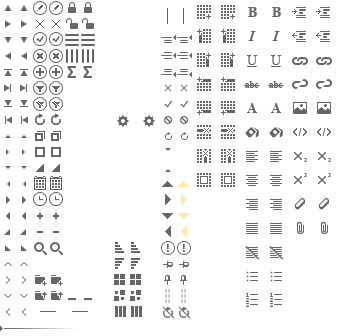
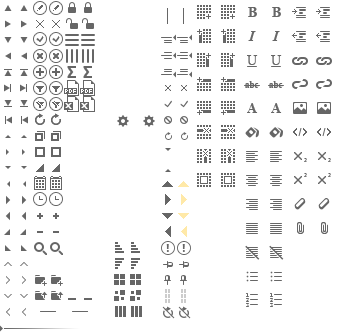
Before/after of a 340 x 336 layered artwork. What changed in the layer stack:
added group "Export" with 4 layers above "Sum" over bbox(64, 80, 95, 112)
added layer "excel hover" in group "Export" over bbox(80, 96, 95, 112)
added layer "excel" in group "Export" over bbox(64, 96, 79, 112)
added layer "pdf hover" in group "Export" over bbox(80, 80, 95, 96)
added layer "pdf" in group "Export" over bbox(64, 80, 79, 96)
